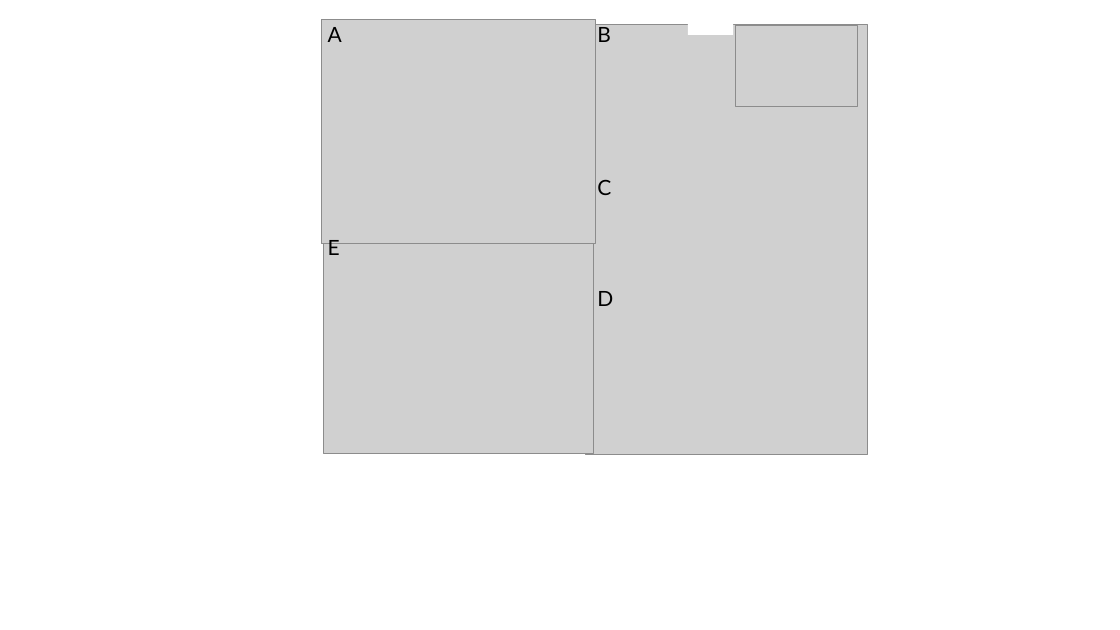
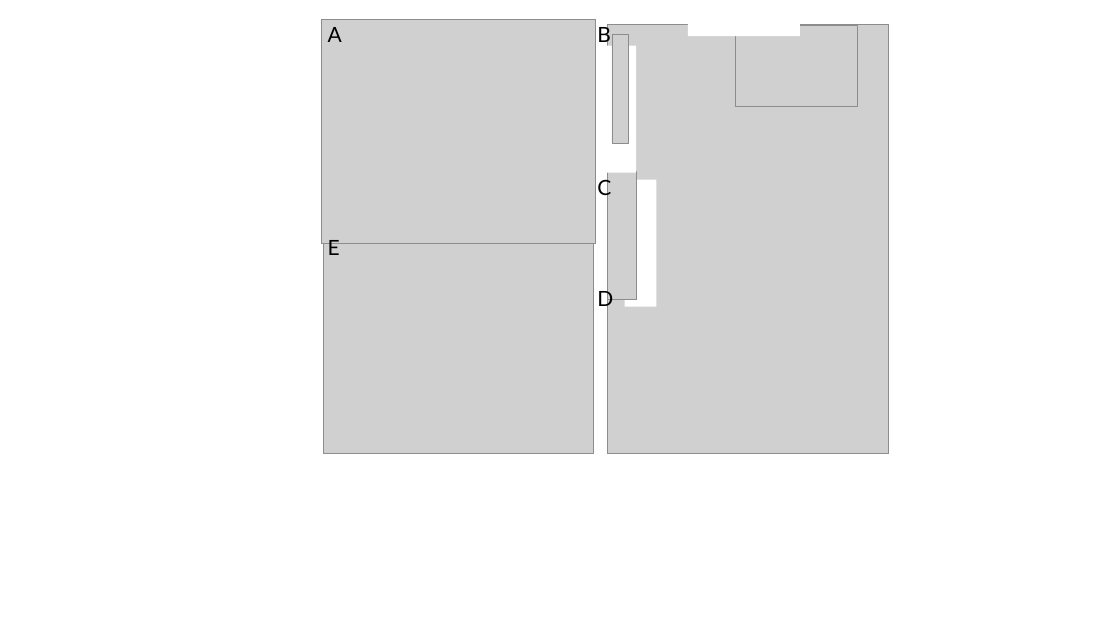
Before and after one commit to ckadelka/epidemic-waves, a slide deck: slide 1 of all_figures.pptx. Drawn at 1120x630 pixels with LibreOffice and Linux fonts; fonts in the diff are those of the drawing; grey boxes stand for pictures. Boxes give left, top, right and bottom in pixels: in the first picture for what was removed or moved away, otherwise in the second. Text is boxed around its words. In the diff, an @@ line names an element or a change of style, - is before the commit and + after.

```diff
--- a/all_figures.pptx
+++ b/all_figures.pptx
@@ picture: place and size @@
-picture at [586,24,868,455]
+picture at [607,24,889,455]
@@ rectangle: place and size @@
-rectangle at [688,13,734,34]
+rectangle at [688,13,800,36]
@@ rectangle added at [605,45,637,172], fill #FFFFFF @@
@@ picture added at [613,34,629,144] @@
@@ picture added at [608,171,637,299] @@
@@ rectangle added at [625,180,657,307], fill #FFFFFF @@
```
Also in this commit, not shown: 1 other slide changed, 4 slides added, 4 other files.
